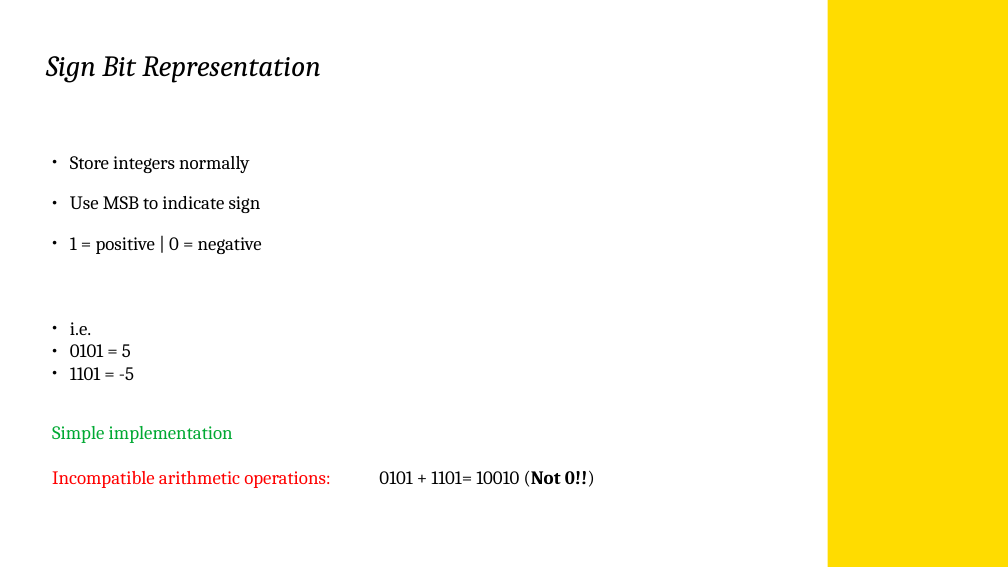
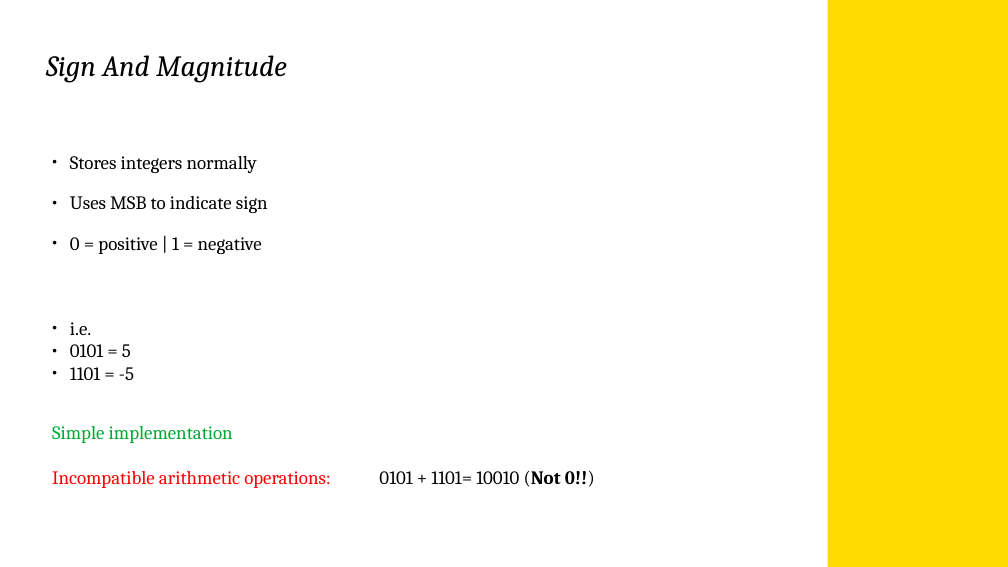
Before and after one commit to krudbox/1521, a slide deck: slide 4 of Week7/COMP1521W7.odp. Drawn at 1008x567 pixels with LibreOffice and Linux fonts; fonts in the diff are those of the drawing; background and template pictures are left out. Boxes give left, top, right and bottom in pixels: in the first picture for what was removed or moved away, otherwise in the second. Text is boxed around its words. In the diff, an @@ line names an element or a change of style, - is before the commit and + after.

```diff
--- a/Week7/COMP1521W7.odp
+++ b/Week7/COMP1521W7.odp
@@ title at (46,55,287,83): text changed @@
-Sign Bit Representation
+Sign And Magnitude
@@ text at (70,156,268,254): text changed @@
-● Store integers normally
-● Use MSB to indicate sign
-● 1 = positive | 0 = negative
+● Stores integers normally
+● Uses MSB to indicate sign
+● 0 = positive | 1 = negative
```
Also in this commit, not shown: 4 other slides changed.
